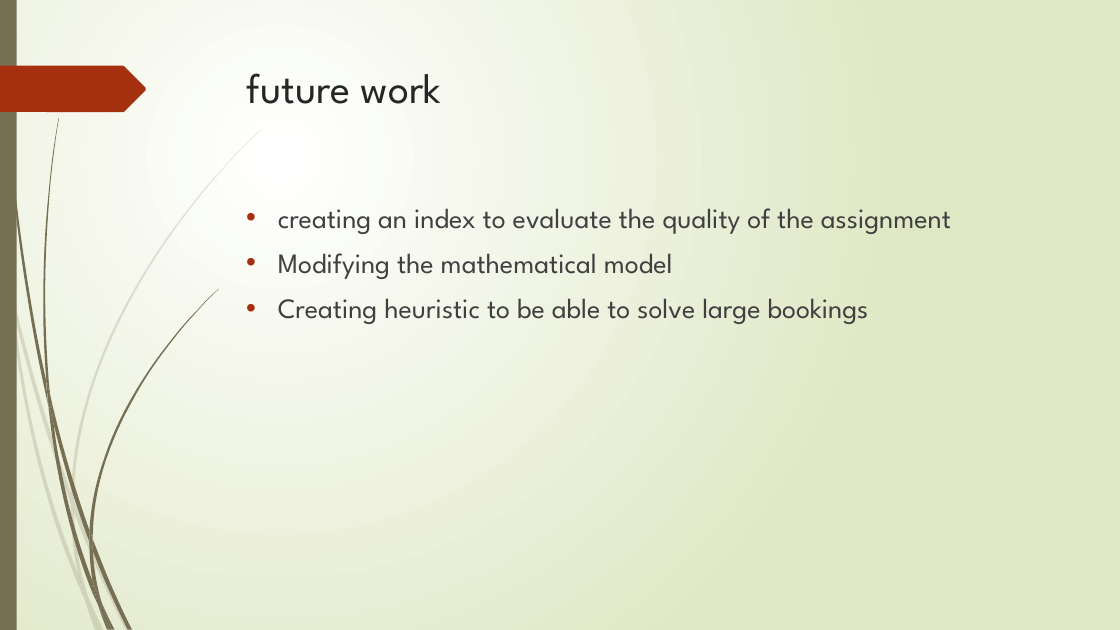
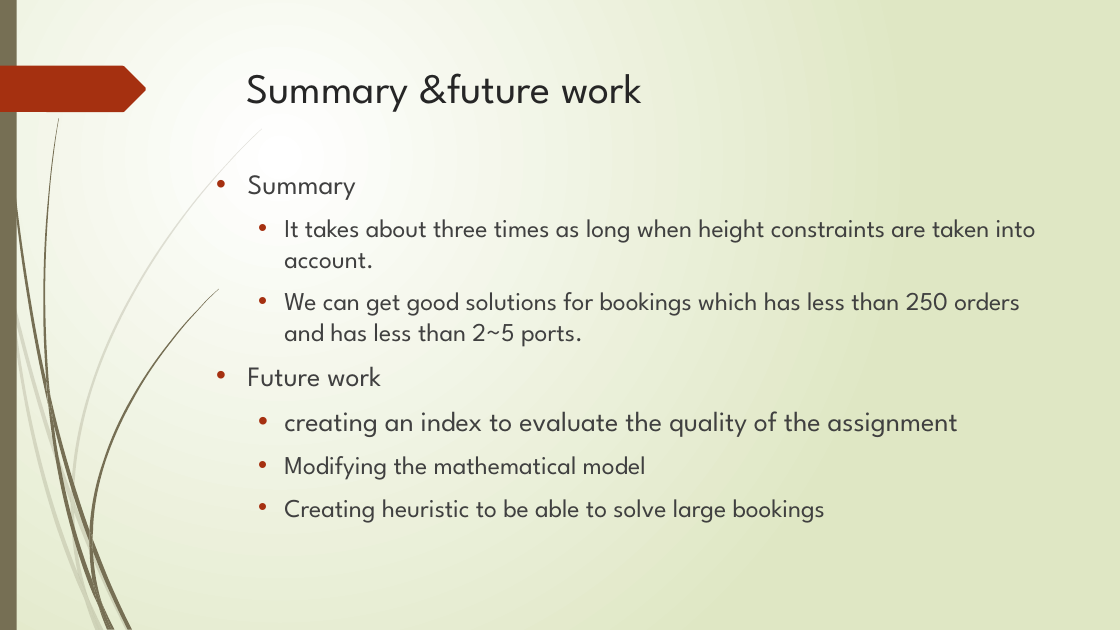
Before and after one commit to r-kurosu/kline_new, a slide deck: slide 25 of 中間報告.pptx. Drawn at 1120x630 pixels with LibreOffice and Linux fonts; fonts in the diff are those of the drawing. Boxes give left, top, right and bottom in pixels: in the first picture for what was removed or moved away, otherwise in the second. Text is boxed around its words. In the diff, an @@ line names an element or a change of style, - is before the commit and + after.

```diff
--- a/中間報告.pptx
+++ b/中間報告.pptx
@@ title at (247, 73, 642, 112): text changed @@
-future work
+Summary &future work
@@ text "Summary": place and size @@
-text "Summary" at (278, 208, 951, 324)
+text "Summary" at (248, 175, 1036, 523)
@@ text at (248, 175, 1036, 387): paragraphs added @@
+• Summary
+  • It takes about three times as long when height constraints are taken into account.
+  • We can get good solutions for bookings which has less than 250 orders and has less than 2~5 ports.
+• Future work
@@ text at (284, 411, 958, 523): size 24 to 22 pt in "Modifying the mathematical model", "Creating heuristic to be able to solve ..."; list level 1 to 2 in "creating an index to evaluate ..."; list level 1 to 2 in "Modifying the mathematical model"; list level 1 to 2 in "Creating heuristic to be able ..." @@
```
Also in this commit, not shown: 8 other slides changed.
